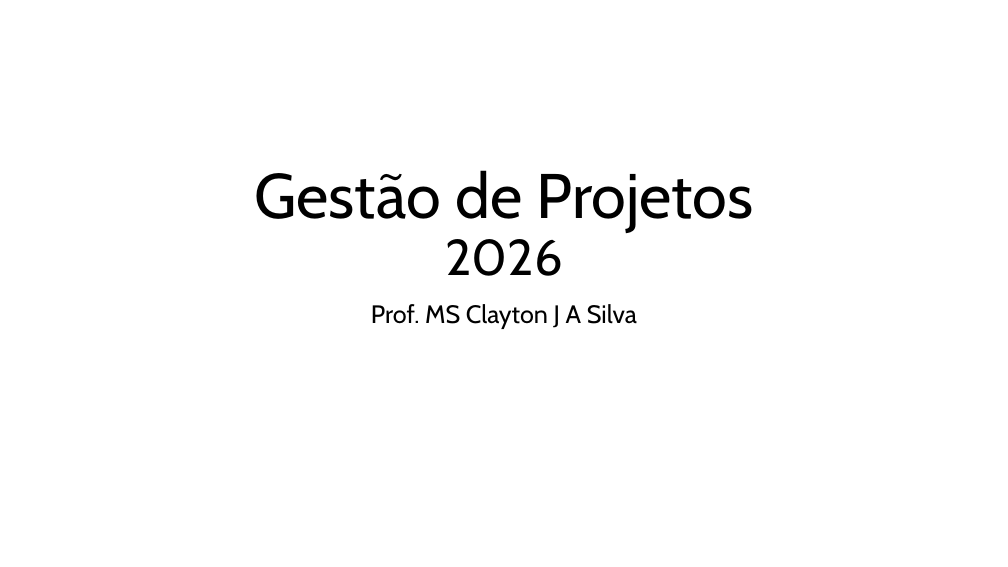
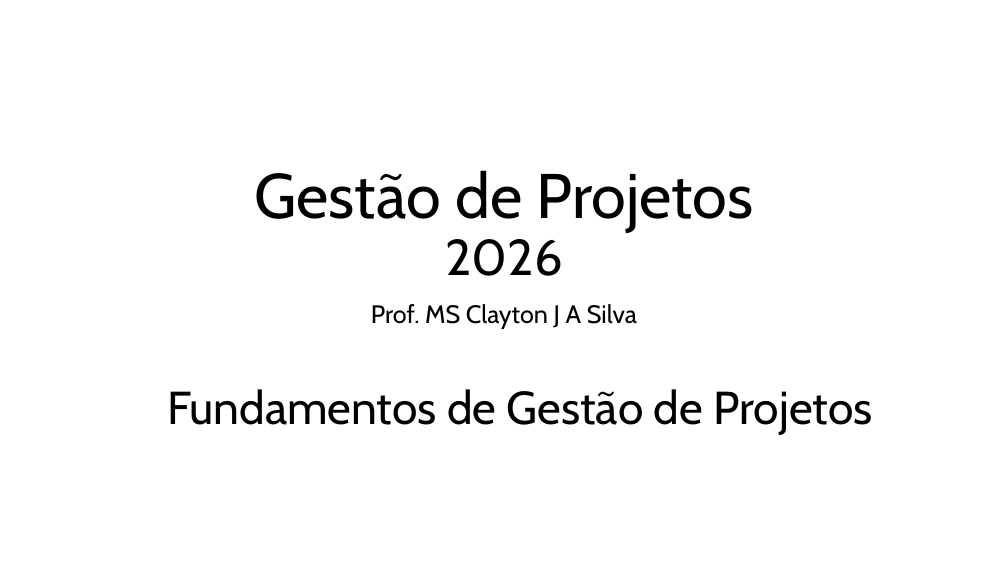
Before and after one commit to claytonjasilva/claytonjasilva.github.io, a slide deck: slide 1 of gestao_projetos_aulas/slides/cap1_gestao_projetos.pptx. Drawn at 1008x567 pixels with LibreOffice and Linux fonts; fonts in the diff are those of the drawing. Boxes give left, top, right and bottom in pixels: in the first picture for what was removed or moved away, otherwise in the second. Text is boxed around its words. In the diff, an @@ line names an element or a change of style, - is before the commit and + after.

```diff
--- a/gestao_projetos_aulas/slides/cap1_gestao_projetos.pptx
+++ b/gestao_projetos_aulas/slides/cap1_gestao_projetos.pptx
@@ text added at box(167, 389, 873, 435), 44 pt, text #000000 @@
+Fundamentos de Gestão de Projetos
```
Also in this commit, not shown: 2 other files.
